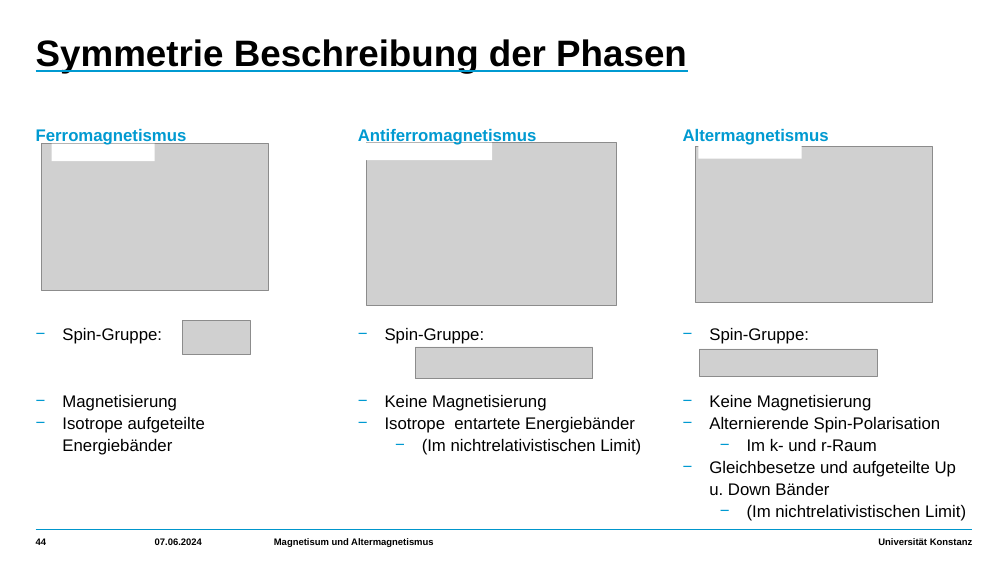
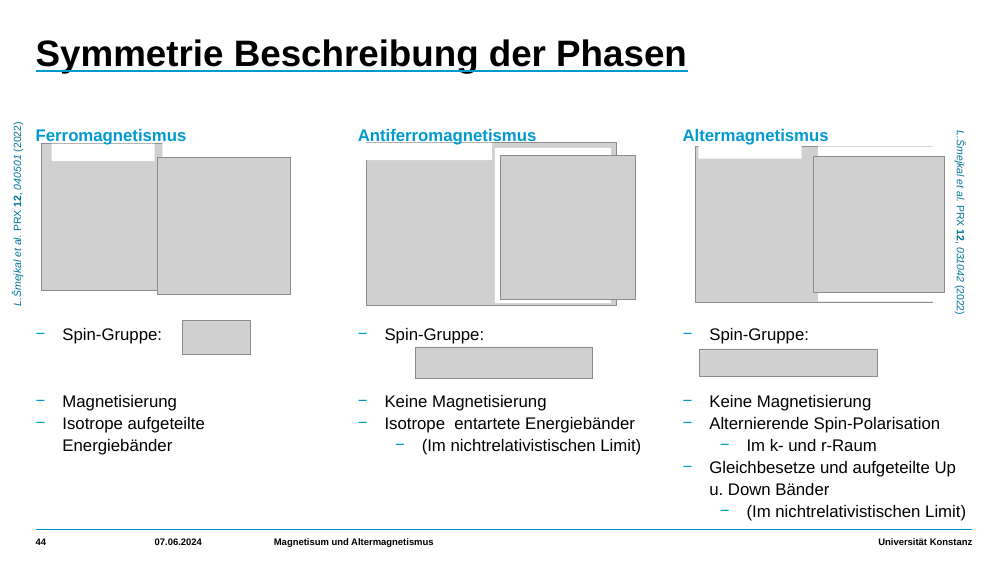
Before and after one commit to HolykingJulex/EstimateSeminar, a slide deck: slide 44 of Vortrag.pptx. Drawn at 1008x567 pixels with LibreOffice and Linux fonts; fonts in the diff are those of the drawing; grey boxes stand for pictures. Boxes give left, top, right and bottom in pixels: in the first picture for what was removed or moved away, otherwise in the second. Text is boxed around its words. In the diff, an @@ line names an element or a change of style, - is before the commit and + after.

```diff
--- a/Vortrag.pptx
+++ b/Vortrag.pptx
@@ text added at (12, 125, 24, 305), 10 pt, text #00739D, italic @@
+L.Šmejkal et al. PRX 12, 040501 (2022)
@@ rectangle added at (163, 143, 279, 298), fill #FFFFFF @@
@@ rectangle added at (495, 148, 612, 303), fill #FFFFFF @@
@@ rectangle added at (818, 146, 935, 301), fill #FFFFFF @@
@@ text added at (955, 136, 967, 314), 10 pt, text #00739D, italic @@
+L.Šmejkal et al. PRX 12, 031042 (2022)
@@ picture added at (157, 157, 290, 294) @@
@@ picture added at (500, 155, 634, 299) @@
@@ picture added at (814, 157, 944, 293) @@
```
Also in this commit, not shown: 16 other slides changed, 2 slides added, 10 slides removed, 7 other files.
